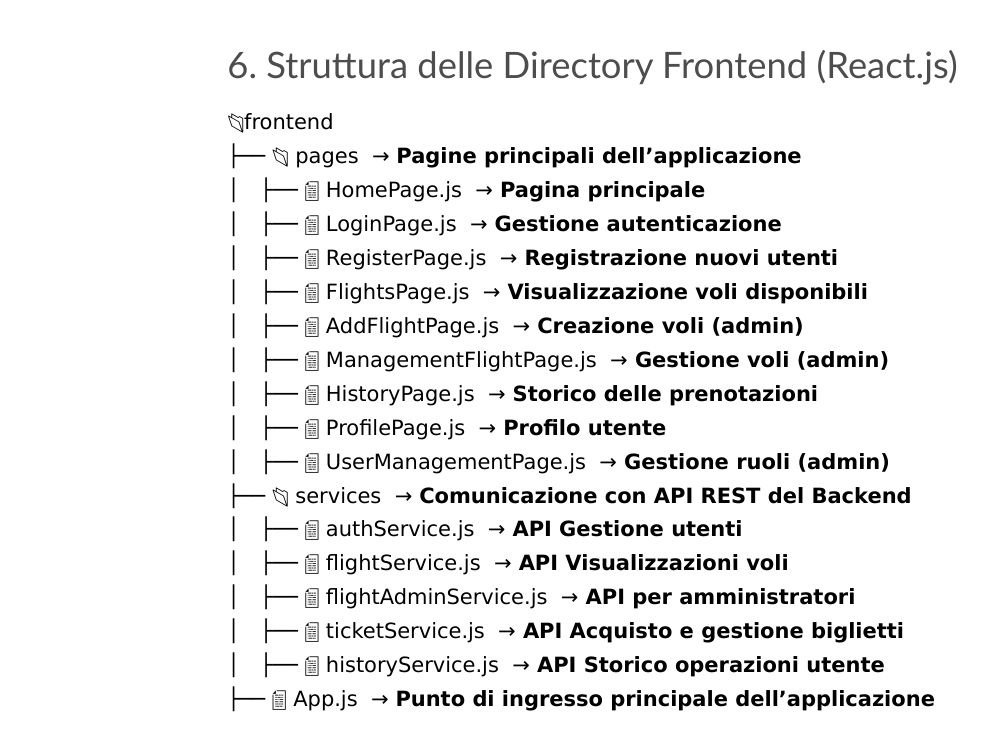
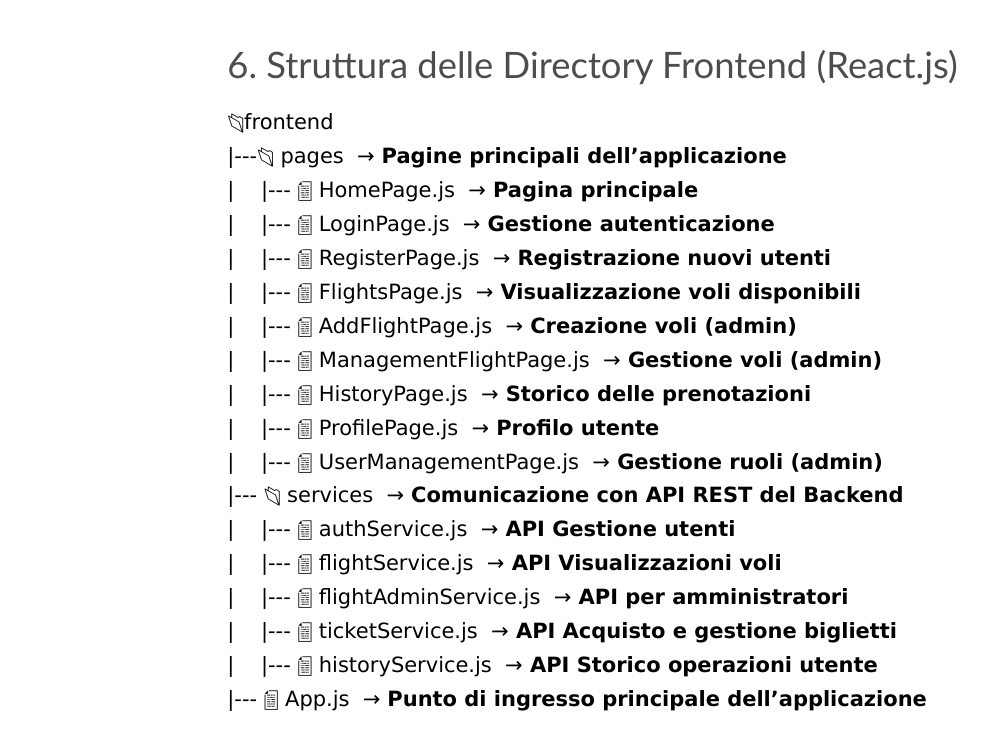
Before and after one commit to fortyguide/panico-stefano_CSproject_23-24, a slide deck: slide 12 of Air Connect - Presentazione.pptx. Drawn at 1008x756 pixels with LibreOffice and Linux fonts; fonts in the diff are those of the drawing; background and template pictures are left out. Boxes give left, top, right and bottom in pixels: in the first picture for what was removed or moved away, otherwise in the second. Text is boxed around its words. In the diff, an @@ line names an element or a change of style, - is before the commit and + after.

```diff
--- a/Air Connect - Presentazione.pptx
+++ b/Air Connect - Presentazione.pptx
@@ text at box(281, 147, 927, 711): text changed @@
-├── 📂 pages → Pagine principali dell’applicazione
-│ ├── 📄 HomePage.js → Pagina principale
-│ ├── 📄 LoginPage.js → Gestione autenticazione
-│ ├── 📄 RegisterPage.js → Registrazione nuovi utenti
-│ ├── 📄 FlightsPage.js → Visualizzazione voli disponibili
-│ ├── 📄 AddFlightPage.js → Creazione voli (admin)
-│ ├── 📄 ManagementFlightPage.js → Gestione voli (admin)
-│ ├── 📄 HistoryPage.js → Storico delle prenotazioni
-│ ├── 📄 ProfilePage.js → Profilo utente
-│ ├── 📄 UserManagementPage.js → Gestione ruoli (admin)
-├── 📂 services → Comunicazione con API REST del Backend
-│ ├── 📄 authService.js → API Gestione utenti
-│ ├── 📄 flightService.js → API Visualizzazioni voli
-│ ├── 📄 flightAdminService.js → API per amministratori
-│ ├── 📄 ticketService.js → API Acquisto e gestione biglietti
-│ ├── 📄 historyService.js → API Storico operazioni utente
-├── 📄 App.js → Punto di ingresso principale dell’applicazione
+|---📂 pages → Pagine principali dell’applicazione
+| |--- 📄 HomePage.js → Pagina principale
+| |--- 📄 LoginPage.js → Gestione autenticazione
+| |--- 📄 RegisterPage.js → Registrazione nuovi utenti
+| |--- 📄 FlightsPage.js → Visualizzazione voli disponibili
+| |--- 📄 AddFlightPage.js → Creazione voli (admin)
+| |--- 📄 ManagementFlightPage.js → Gestione voli (admin)
+| |--- 📄 HistoryPage.js → Storico delle prenotazioni
+| |--- 📄 ProfilePage.js → Profilo utente
+| |--- 📄 UserManagementPage.js → Gestione ruoli (admin)
+|--- 📂 services → Comunicazione con API REST del Backend
+| |--- 📄 authService.js → API Gestione utenti
+| |--- 📄 flightService.js → API Visualizzazioni voli
+| |--- 📄 flightAdminService.js → API per amministratori
+| |--- 📄 ticketService.js → API Acquisto e gestione biglietti
+| |--- 📄 historyService.js → API Storico operazioni utente
+|--- 📄 App.js → Punto di ingresso principale dell’applicazione
```
Also in this commit, not shown: 1 other slide changed, 1 other file.
